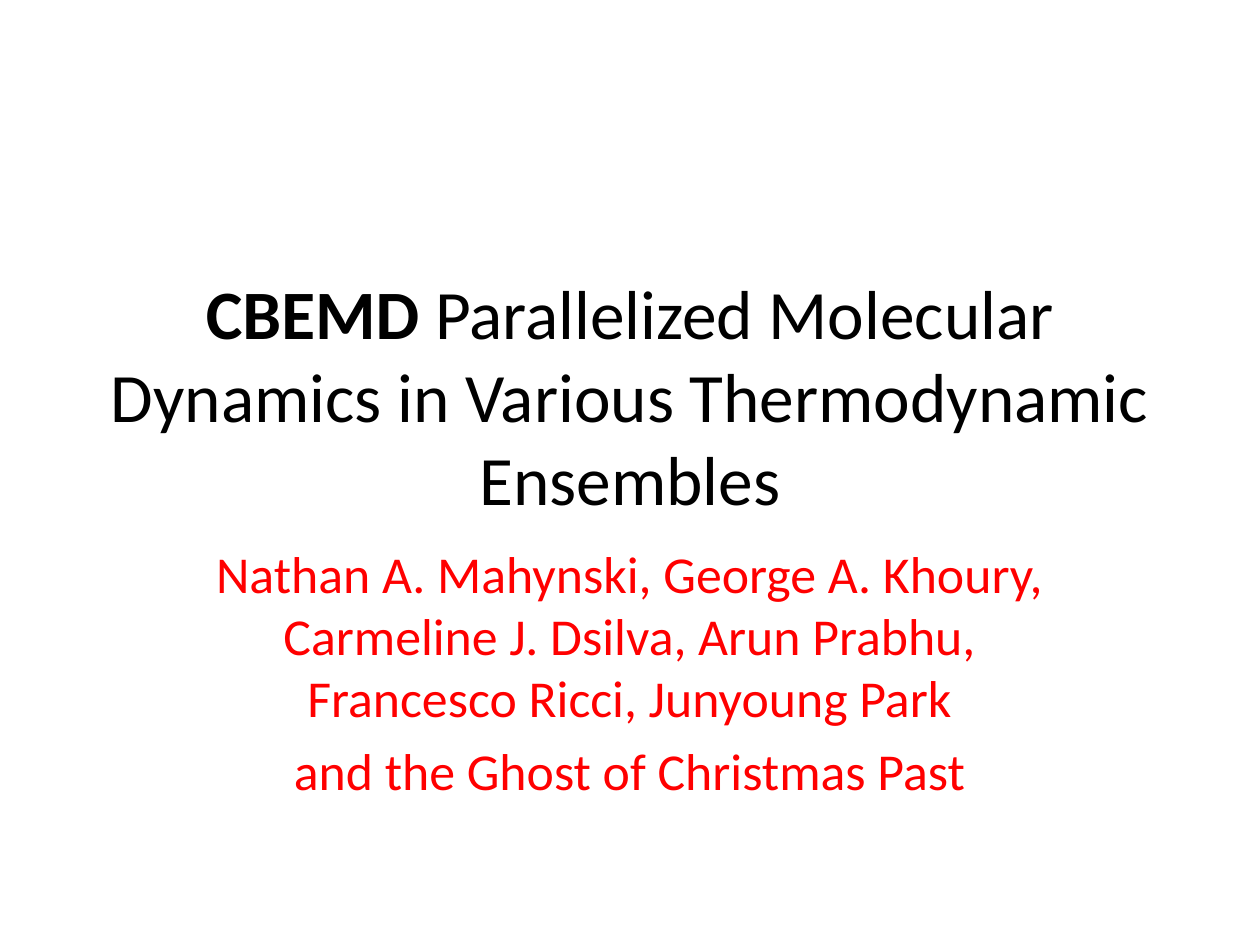
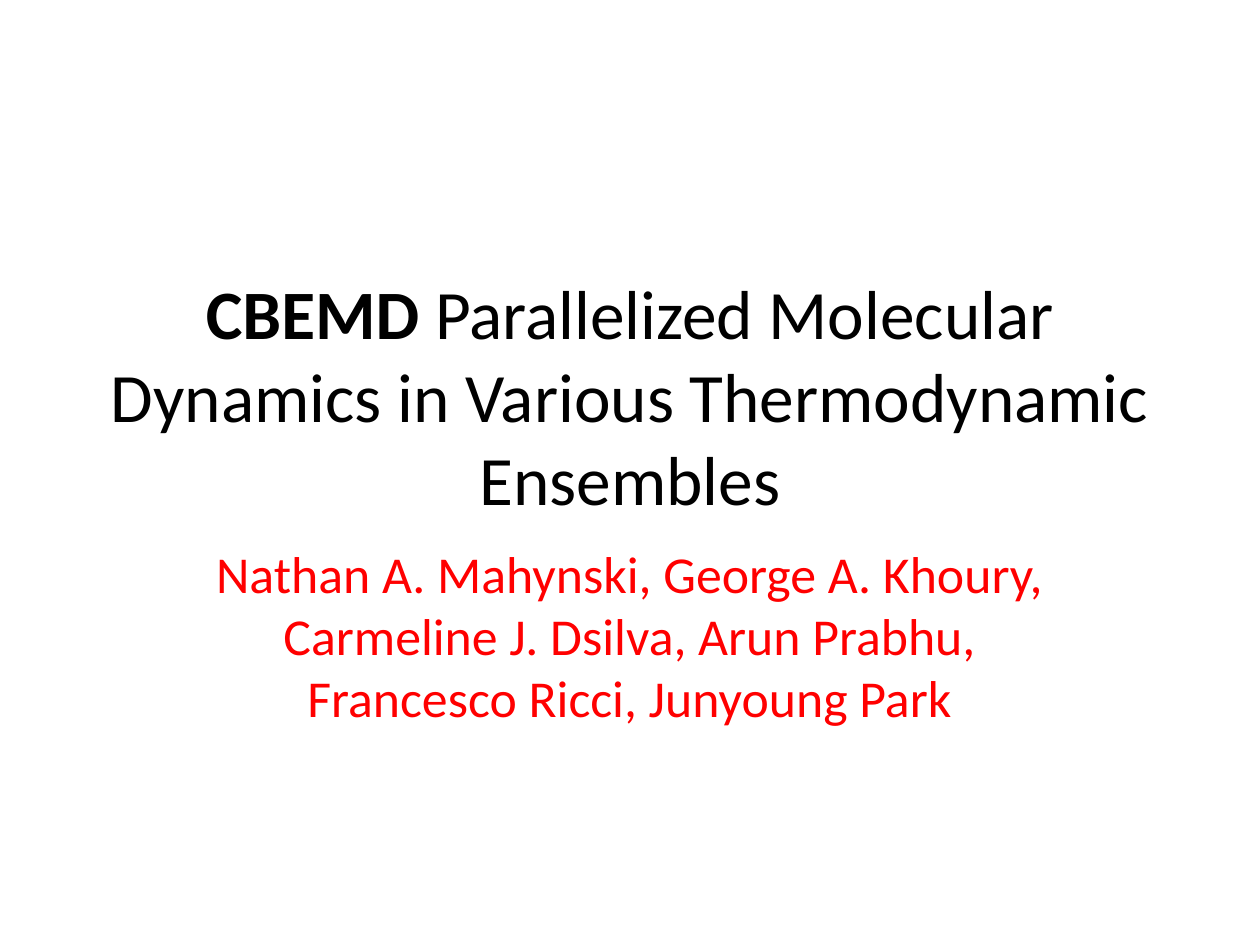
Before and after one commit to PrincetonUniversity/PrincetonCBEMDMPI, a slide deck: slide 1 of designreview/designreview.pptx. Drawn at 1260x945 pixels with LibreOffice and Linux fonts; fonts in the diff are those of the drawing. Boxes give left, top, right and bottom in pixels: in the first picture for what was removed or moved away, otherwise in the second. Text is boxed around its words. In the diff, an @@ line names an element or a change of style, - is before the commit and + after.

```diff
--- a/designreview/designreview.pptx
+++ b/designreview/designreview.pptx
@@ subtitle at [294, 754, 964, 791]: paragraph removed @@
-and the Ghost of Christmas Past
```
Also in this commit, not shown: 7 other slides changed, 2 slides removed.
